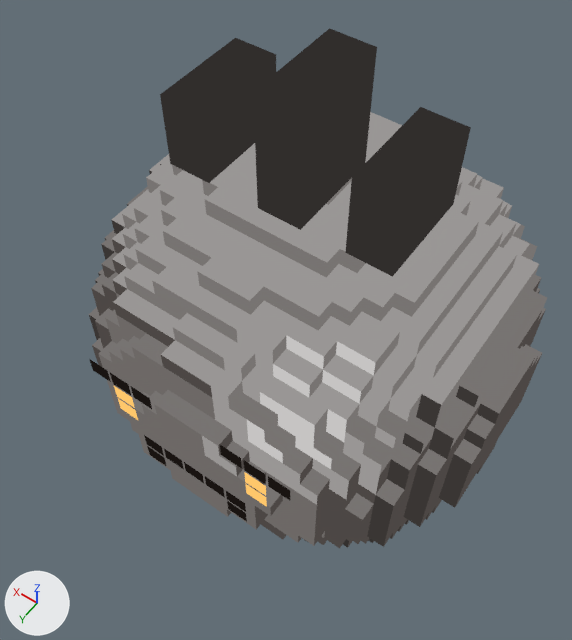
The glTF model assets/models/creatures/slime_geo/slime_geo.glb as it was, and as the next commit left it.
Rendered twice from a 50 mm lens placed at (-0.767, 1.228, 2.261), pointed at (0.003, 0.15, 0.567). Arrows for +X, +Y and +Z are at lower left; the lights stay in place. The first picture is the older version. Where no turn or scale is listed for an object, it has been applied to the vertices. Vertices at exactly the same position are counted once.

Names of what the first picture shows: 'ElementDetails', 'FaceExpression', 'Shell'.
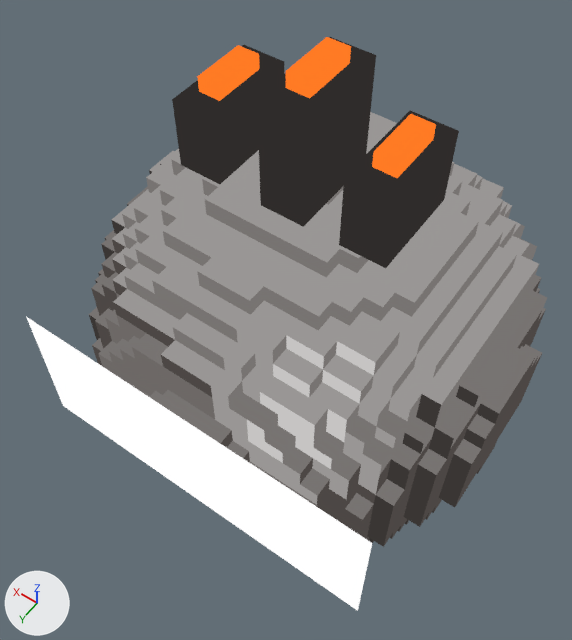
Edits to the bpy script that builds the scene:
```text
Add mat_elementaccent:
    mat_elementaccent = bpy.data.materials.new('ElementAccent')
    # nodes: BsdfTransparent, Emission, LightPath, Mix, MixShader, OutputMaterial, VertexColor
    # colours: orange #ff7a24, mixed with the vertex colours
Add mat_slimeface:
    mat_slimeface = bpy.data.materials.new('SlimeFace')
    # nodes: BsdfTransparent, Emission, LightPath, MixShader, OutputMaterial, VertexColor
Change me_slime_geo_accessories:
    used by ob_elementdetails; parent = ob_bodypivot; location = (0.0, 0.0, 0.0)
    remove me_slime_geo_accessories.from_pydata(...)  # 24 vertices, 36 faces; spans x -0.3..0.324, y -0.091..0.182, z 0.48..0.8
    add me_slime_geo_accessories.from_pydata(...)  # 48 vertices, 72 faces; spans x -0.276..0.3, y -0.091..0.171, z 0.48..0.82
    me_slime_geo_accessories part 1: a new loose piece, a box spanning x -0.246..-0.186, y -0.034..0.114, z 0.66..0.72, in mat_elementaccent
    me_slime_geo_accessories part 2: a new loose piece, a box spanning x -0.03..0.03, y -0.034..0.114, z 0.76..0.82, in mat_elementaccent
    me_slime_geo_accessories part 3: a new loose piece, a box spanning x 0.21..0.27, y -0.034..0.114, z 0.65..0.71, in mat_elementaccent
    me_slime_geo_accessories part 4: a new loose piece, a box spanning x -0.276..-0.156, y -0.091..0.171, z 0.48..0.68, in mat_elementdark
    me_slime_geo_accessories part 5: a new loose piece, a box spanning x 0.18..0.3, y -0.091..0.171, z 0.48..0.67, in mat_elementdark
    me_slime_geo_accessories part 6: the loose piece of 8 vertices spanning x -0.3..-0.18, y -0.091..0.182, z 0.48..0.7 is deleted
    me_slime_geo_accessories part 7: the loose piece of 8 vertices spanning x 0.204..0.324, y -0.091..0.182, z 0.48..0.68 is deleted
    me_slime_geo_accessories part 8
    6 vertices are removed from x -0.06..0.06, y -0.091..0.182, z 0.48..0.8
    12 faces are deleted
    6 vertices are added at (-0.06, 0.171, 0.48), (-0.06, 0.171, 0.78), (-0.06, -0.091, 0.78), (0.06, 0.171, 0.48), (0.06, -0.091, 0.78), (0.06, 0.171, 0.78)
    12 new faces join them, mat_elementdark
    add me_slime_geo_accessories.materials.append(mat_elementaccent)
Add me_slime_geo_face_1:
    me_slime_geo_face_1.from_pydata(...)  # 4 vertices, 2 faces; spans x -0.529..0.529, y 0.579, z -0.299..0.14
    me_slime_geo_face_1.materials.append(mat_slimeface)
Remove ob_faceexpression:
    ob_faceexpression = bpy.data.objects.new('FaceExpression', me_slime_geo_face)
    ob_faceexpression.location = (0.0, 0.0, 0.499)
Add ob_face:
    ob_face = bpy.data.objects.new('Face', me_slime_geo_face_1)
    ob_face.location = (0.0, 0.0, 0.499)
```

What differs and where, as boxes (x1, y1, x2, y2) in the pictures (572 x 640 px; the box of a moved part takes in the faces that stretch with it):
'ElementDetails', reshaped (8% narrower, 7% shorter): before (160, 28, 471, 277); after (172, 37, 459, 268)
'Face', added: after (26, 317, 372, 611)
'FaceExpression', deleted: before (89, 359, 290, 522)
    faces in mat_facedark: (89, 359, 290, 522)
    faces in mat_facelight: (114, 386, 267, 507)
part 1 of me_slime_geo_accessories, added (orange): after (372, 114, 436, 178)
part 2 of me_slime_geo_accessories, added (orange): after (286, 37, 351, 98)
part 3 of me_slime_geo_accessories, added (orange): after (197, 45, 260, 101)
part 4 of me_slime_geo_accessories, added: after (339, 111, 459, 268)
part 5 of me_slime_geo_accessories, added: after (172, 45, 284, 184)
part 6 of me_slime_geo_accessories, deleted: before (345, 107, 471, 277)
part 7 of me_slime_geo_accessories, deleted: before (160, 38, 276, 183)
part 8 of me_slime_geo_accessories, moved or reshaped: before (253, 28, 377, 230); after (257, 37, 376, 227)
